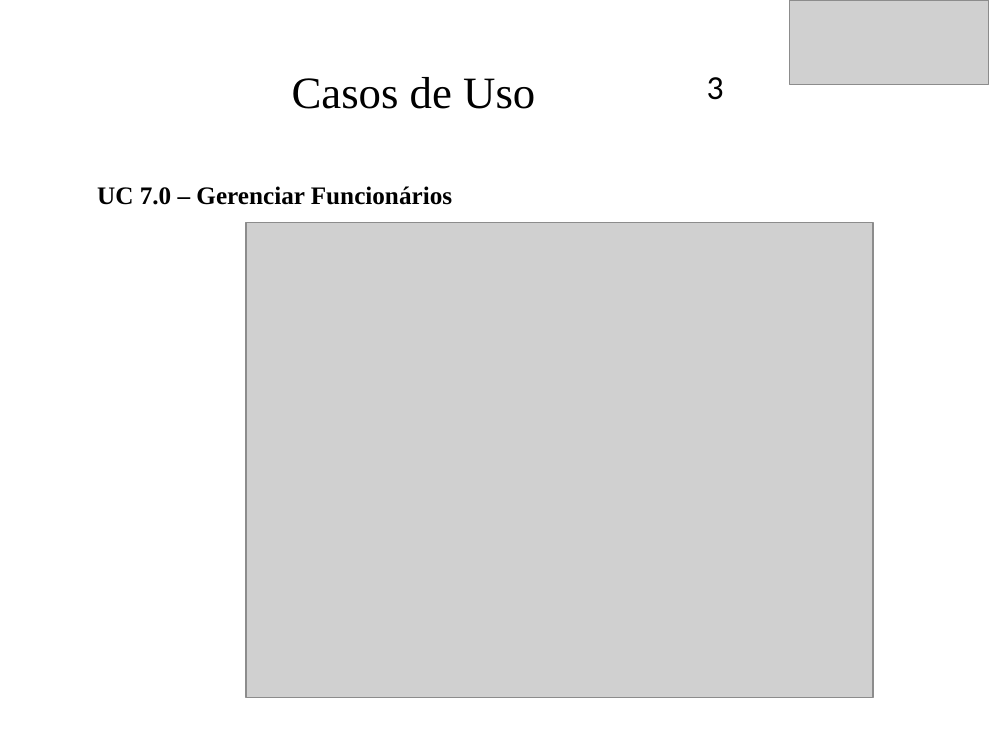
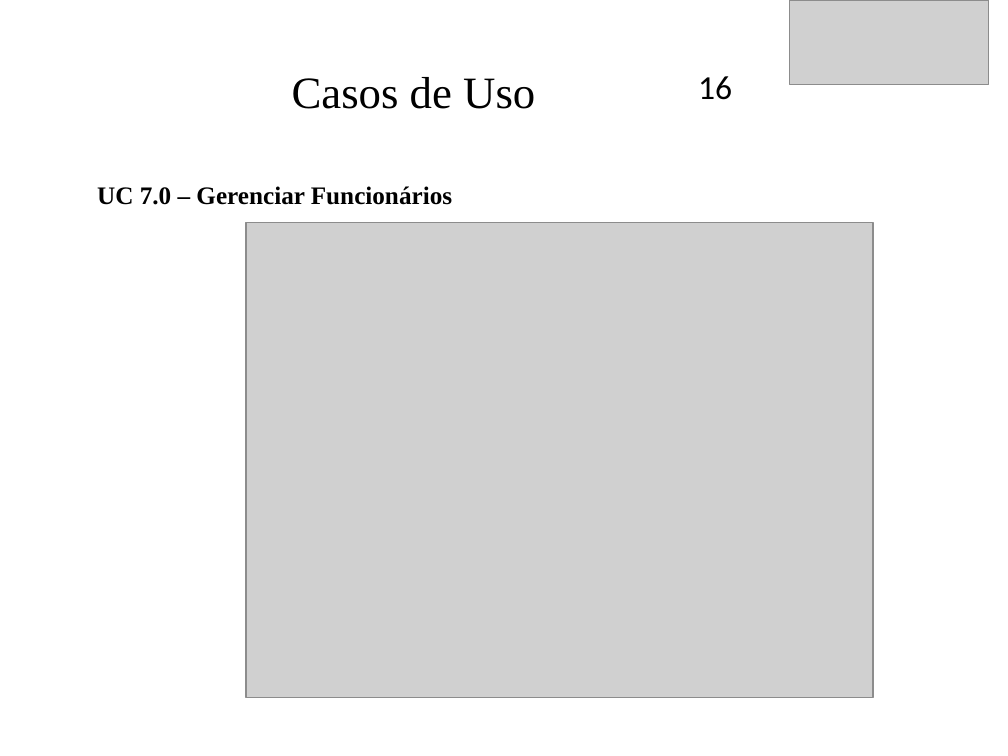
Before and after one commit to CaioXM01/JCSistemas, a slide deck: slide 17 of Documentacao/JCSistemas.ppt (slide 14 before the commit). Drawn at 1008x756 pixels with LibreOffice and Linux fonts; fonts in the diff are those of the drawing; grey boxes stand for pictures; background and template pictures are left out. Boxes give left, top, right and bottom in pixels: in the first picture for what was removed or moved away, otherwise in the second. Text is boxed around its words. In the diff, an @@ line names an element or a change of style, - is before the commit and + after.

```diff
--- a/Documentacao/JCSistemas.ppt
+++ b/Documentacao/JCSistemas.ppt
@@ text added at (698, 76, 732, 100), 24 pt, text #000000 @@
+16
@@ text removed at (707, 77, 724, 100) @@
-3
```
Also in this commit, not shown: 20 other slides changed, 4 slides added, 2 other files.
